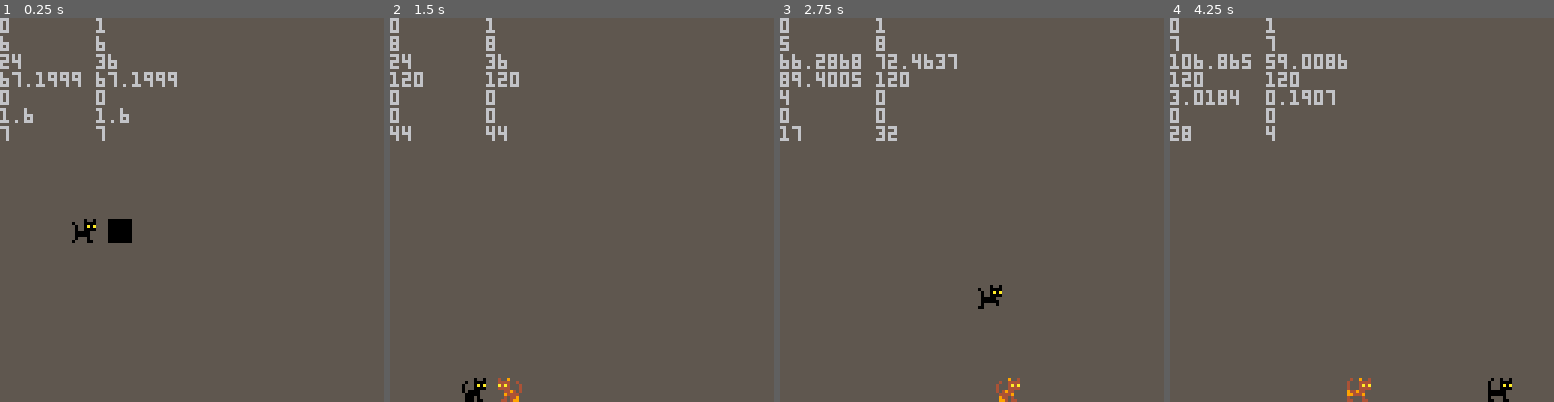
Above: before the commit, frames 1-4 (left to right).
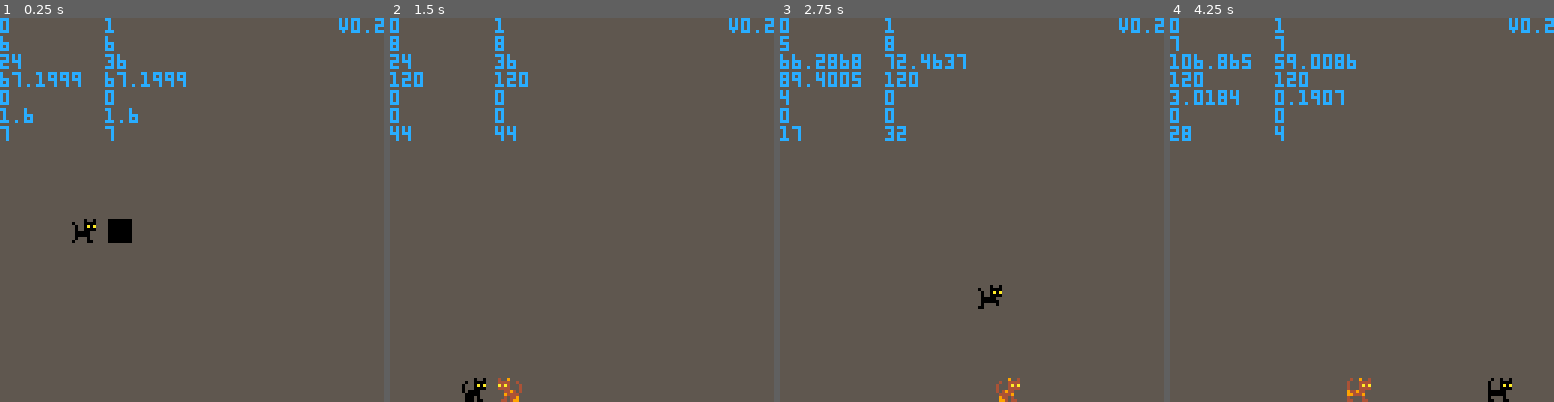
Above: after the commit, the same moments.

Repository: cdcformatc/cdcformatc.github.io
Game: PICO-8 cartridge cats/cats.p8
The game is run twice, just before and just after one commit, with the same random seed, the same clock (stepped at 60 frames per second) and the same inputs.
Inputs:
- Up to frame 1 (0.25 s): no input
- Up to frame 2 (1.5 s): tap X (X key) at 0.33, 1.07 s; tap O (Z key) at 0.7 s
- Up to frame 3 (2.75 s): hold Right 1.6-2.1 s; tap O (Z key) at 1.7, 2.1, 2.5 s; tap X (X key) at 1.85 s; hold Up 2.15-2.42 s; hold Right from 2.47 s (still down)
- Up to frame 4 (4.25 s): tap O (Z key) every 0.4 s from 2.9 to 4.1 s; tap X (X key) at 2.97, 4.08 s; release Right at 3.03 s; hold Left 3.08-3.58 s; hold Down 3.63-3.97 s; hold Right from 4.02 s (still down)

The runs differ from the first frame. In frame 1, 2.5% of the frame differs, in the area x 0-100%, y 0-33%; in frame 2, 2.2%; in frame 3, 3.1%; in frame 4, 3.5%.

Commit message:
print version string to game screen

Diff:
--- a/cats/cats.p8
+++ b/cats/cats.p8
@@ -1,6 +1,9 @@
 pico-8 cartridge // http://www.pico-8.com
 version 42
 __lua__
+-- cats!
+local version=0.2
+
 function _init()
 	debug=true
 
@@ -34,7 +37,12 @@
 
 function _draw()
 	cls(5)
+
+	local vstr="v"..version
+	print(vstr,128-(#vstr-1)*char_width,0,12)
+
 	draw_cats()
+
 	if debug then
 		debug_cat(cat1)
 		debug_cat(cat2)
@@ -324,30 +332,34 @@
 	end
 end
 -->8
-
+--debug and printing
+char_width=5
+char_height=6
+
+function round(x)
+	return flr(x+.5)
+end
 
 function printn(s,n,x,y)
 	print(sub(s,0,n),x,y)
 end
 
 function debug_cat(cat)
-	c_w=4
-	c_h=6
-	x=cat.n*8*c_w
+	x=cat.n*7*char_width
 	y=0
 
 	print(cat.n,x,y)
-	y+=c_h
+	y+=char_height
 	print(cat.state,x,y)
-	y+=c_h
+	y+=char_height
 	printn(cat.x,7,x,y)
-	y+=c_h
+	y+=char_height
 	printn(cat.y,7,x,y)
-	y+=c_h
+	y+=char_height
 	printn(cat.dx,7,x,y)
-	y+=c_h
+	y+=char_height
 	printn(cat.dy,7,x,y)
-	y+=c_h
+	y+=char_height
 	printn(cat.t,7,x,y)
 end
 __gfx__
